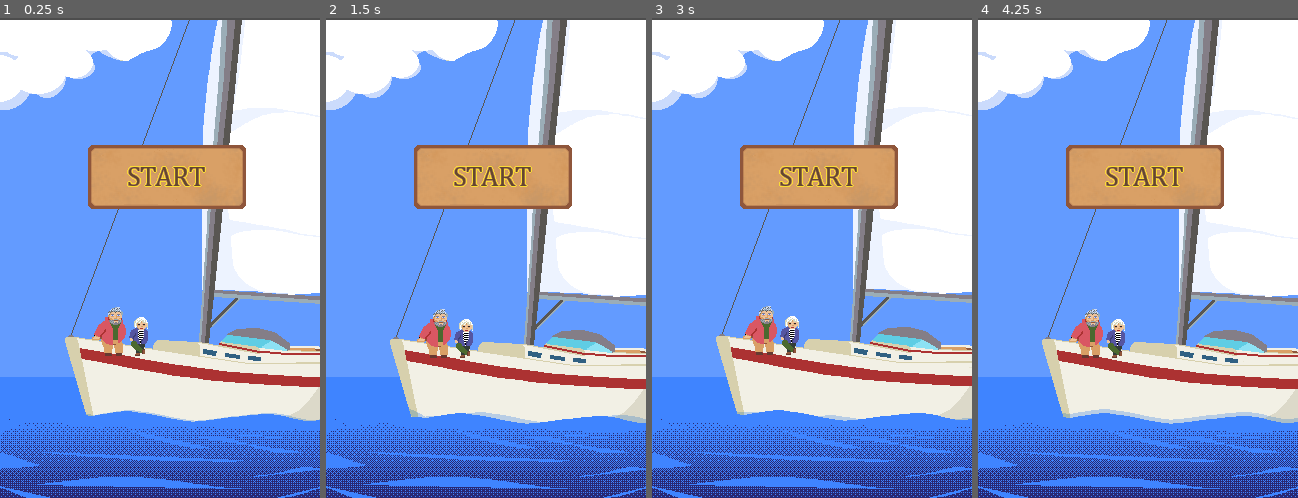
Above: before the commit, frames 1-4 (left to right).
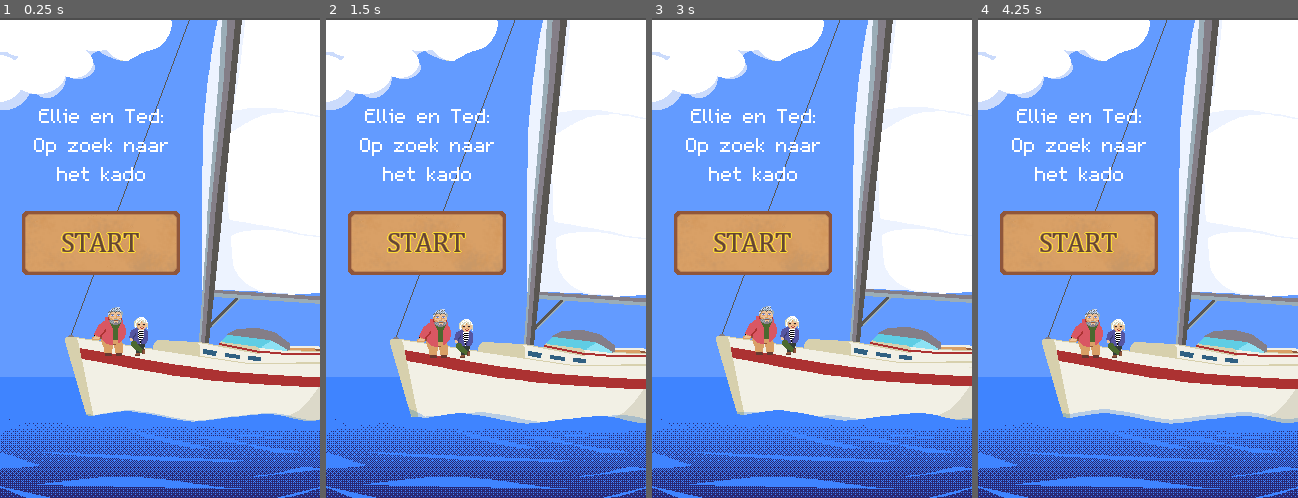
Above: after the commit, the same moments.

Repository: Maxic/fish-game
Game: Godot game, scene res://scenes/main_menu.tscn
Two runs of this game, one before a commit and one after it. Both use one fixed random seed, a clock stepped at 60 frames per second and the inputs below.
Inputs:
- Up to frame 1 (0.25 s): no input
- Up to frame 2 (1.5 s): hold D (right) 0.53-1.28 s; hold S (down) from 1.28 s (still down)
- Up to frame 3 (3 s): release S (down) at 2.03 s; hold D (right) 2.03-2.78 s; hold W (up) from 2.78 s (still down)
- Up to frame 4 (4.25 s): release W (up) at 3.53 s; hold A (left) from 3.53 s (still down)

The runs differ from the first frame. In frame 1, 14% of the frame differs, in the area x 6-77%, y 18-65%; in frame 2, 14%; in frame 3, 14%; in frame 4, 14%.

Commit message:
Better intro screen, fixed swordfish, controller support

Diff:
--- a/project.godot
+++ b/project.godot
@@ -28,6 +28,14 @@
 
 [input]
 
+ui_accept={
+"deadzone": 0.5,
+"events": [Object(InputEventKey,"resource_local_to_scene":false,"resource_name":"","device":0,"window_id":0,"alt_pressed":false,"shift_pressed":false,"ctrl_pressed":false,"meta_pressed":false,"pressed":false,"keycode":4194309,"physical_keycode":0,"key_label":0,"unicode":0,"echo":false,"script":null)
+, Object(InputEventKey,"resource_local_to_scene":false,"resource_name":"","device":0,"window_id":0,"alt_pressed":false,"shift_pressed":false,"ctrl_pressed":false,"meta_pressed":false,"pressed":false,"keycode":4194310,"physical_keycode":0,"key_label":0,"unicode":0,"echo":false,"script":null)
+, Object(InputEventKey,"resource_local_to_scene":false,"resource_name":"","device":0,"window_id":0,"alt_pressed":false,"shift_pressed":false,"ctrl_pressed":false,"meta_pressed":false,"pressed":false,"keycode":32,"physical_keycode":0,"key_label":0,"unicode":32,"echo":false,"script":null)
+, Object(InputEventJoypadButton,"resource_local_to_scene":false,"resource_name":"","device":-1,"button_index":0,"pressure":0.0,"pressed":true,"script":null)
+]
+}
 right={
 "deadzone": 0.5,
 "events": [Object(InputEventKey,"resource_local_to_scene":false,"resource_name":"","device":-1,"window_id":0,"alt_pressed":false,"shift_pressed":false,"ctrl_pressed":false,"meta_pressed":false,"pressed":false,"keycode":0,"physical_keycode":68,"key_label":0,"unicode":100,"echo":false,"script":null)
@@ -54,7 +62,8 @@
 }
 restart={
 "deadzone": 0.5,
-"events": [Object(InputEventKey,"resource_local_to_scene":false,"resource_name":"","device":-1,"window_id":0,"alt_pressed":false,"shift_pressed":false,"ctrl_pressed":false,"meta_pressed":false,"pressed":false,"keycode":0,"physical_keycode":82,"key_label":0,"unicode":114,"echo":false,"script":null)
+"events": [Object(InputEventJoypadButton,"resource_local_to_scene":false,"resource_name":"","device":-1,"button_index":6,"pressure":0.0,"pressed":true,"script":null)
+, Object(InputEventKey,"resource_local_to_scene":false,"resource_name":"","device":-1,"window_id":0,"alt_pressed":false,"shift_pressed":false,"ctrl_pressed":false,"meta_pressed":false,"pressed":false,"keycode":0,"physical_keycode":82,"key_label":0,"unicode":114,"echo":false,"script":null)
 ]
 }
 
--- /dev/null
+++ b/scenes/Button.gd
@@ -0,0 +1,6 @@
+extends Button
+
+
+# Called when the node enters the scene tree for the first time.
+func _ready():
+	grab_focus()
--- a/scenes/main_menu.tscn
+++ b/scenes/main_menu.tscn
@@ -1,9 +1,11 @@
-[gd_scene load_steps=19 format=3 uid="uid://bvtksg8x1l3rs"]
+[gd_scene load_steps=22 format=3 uid="uid://bvtksg8x1l3rs"]
 
 [ext_resource type="Texture2D" uid="uid://rjfdcyolaeve" path="res://sprite_assets/main_menu_sheet.png" id="1_gkffa"]
 [ext_resource type="Script" path="res://scripts/main_menu.gd" id="1_phlw7"]
 [ext_resource type="Texture2D" uid="uid://dta6a2s4pxm5f" path="res://sprite_assets/start.png" id="2_dg4cy"]
 [ext_resource type="Script" path="res://scripts/zwaan_spawn.gd" id="3_7m4p7"]
+[ext_resource type="Script" path="res://scenes/Button.gd" id="4_cgico"]
+[ext_resource type="FontFile" uid="uid://bhnfop0absd7m" path="res://sprite_assets/m5x7.ttf" id="4_rmqa0"]
 [ext_resource type="AudioStream" uid="uid://d7xy2jdncc4b" path="res://sprite_assets/04. Koopa Troopa Beach.mp3" id="5_jyk76"]
 
 [sub_resource type="AtlasTexture" id="AtlasTexture_hilvl"]
@@ -98,6 +100,8 @@
 "speed": 5.0
 }]
 
+[sub_resource type="StyleBoxEmpty" id="StyleBoxEmpty_qgnxc"]
+
 [node name="MainMenu" type="Node"]
 script = ExtResource("1_phlw7")
 
@@ -109,17 +113,33 @@
 [node name="Control" type="Control" parent="boot"]
 layout_mode = 3
 anchors_preset = 0
+offset_top = 272.0
 offset_right = 40.0
-offset_bottom = 40.0
+offset_bottom = 312.0
 
 [node name="Button" type="Button" parent="boot/Control"]
 layout_mode = 0
-offset_left = -76.0
-offset_top = -119.0
-offset_right = 90.0
-offset_bottom = -47.0
+offset_left = -142.0
+offset_top = -325.0
+offset_right = 24.0
+offset_bottom = -253.0
+theme_override_styles/focus = SubResource("StyleBoxEmpty_qgnxc")
 icon = ExtResource("2_dg4cy")
 flat = true
+script = ExtResource("4_cgico")
+
+[node name="Label" type="Label" parent="boot/Control"]
+layout_mode = 0
+offset_left = -161.0
+offset_top = -431.0
+offset_right = 45.0
+offset_bottom = -347.0
+theme_override_fonts/font = ExtResource("4_rmqa0")
+theme_override_font_sizes/font_size = 32
+text = "Ellie en Ted:
+Op zoek naar
+het kado"
+horizontal_alignment = 1
 
 [node name="zwaanSpawner" type="Node2D" parent="."]
 script = ExtResource("3_7m4p7")
--- a/scenes/swordfish.tscn
+++ b/scenes/swordfish.tscn
@@ -67,6 +67,9 @@
 "speed": 8.0
 }]
 
+[sub_resource type="CapsuleShape2D" id="CapsuleShape2D_28ics"]
+height = 54.0
+
 [node name="Swordfish" type="Node2D"]
 script = ExtResource("1_ehaf4")
 
@@ -74,3 +77,11 @@
 scale = Vector2(1.5, 1.5)
 sprite_frames = SubResource("SpriteFrames_i0drt")
 frame_progress = 0.813964
+
+[node name="Area2D" type="Area2D" parent="."]
+
+[node name="CollisionShape2D" type="CollisionShape2D" parent="Area2D"]
+rotation = 1.5708
+shape = SubResource("CapsuleShape2D_28ics")
+
+[connection signal="body_entered" from="Area2D" to="." method="_on_area_2d_body_entered"]
--- a/scripts/bubble.gd
+++ b/scripts/bubble.gd
@@ -7,7 +7,8 @@
 	speed = randf_range(.7, 1.3)
 
 func _physics_process(delta):
-	translate(direction * speed)
+	if not GameState.game_won:
+		translate(direction * speed)
 
 
 func _on_visible_on_screen_notifier_2d_screen_exited():
--- a/scripts/bubble_spawner.gd
+++ b/scripts/bubble_spawner.gd
@@ -7,5 +7,4 @@
 	var bubble = bubble_scene.instantiate()
 
 	bubble.position = Vector2(randf_range(1, window_size.x-1), window_size.y + 10)
-	#bubble.scale *= [1,2][randi() %2]
 	get_parent().add_child(bubble)
--- a/scripts/hook.gd
+++ b/scripts/hook.gd
@@ -17,7 +17,7 @@
 	direction = direction.normalized() * speed
 
 	# Game over, stop all movement
-	if GameState.game_over:
+	if GameState.game_over or GameState.game_won:
 		direction = Vector2(0,0)
 
 	# Rotate as if being dragged
--- a/scripts/swordfish.gd
+++ b/scripts/swordfish.gd
@@ -18,3 +18,8 @@
 
 	if not (GameState.game_over or GameState.game_won):
 		translate(direction.normalized() * speed)
+
+
+func _on_area_2d_body_entered(body):
+	if body.name == "hook":
+		GameState.game_over = true
Not shown: 1 places in scenes/swordfish.tscn that only renumber resources
Binary file changed: sprite_assets/main_menu_sheet.png
